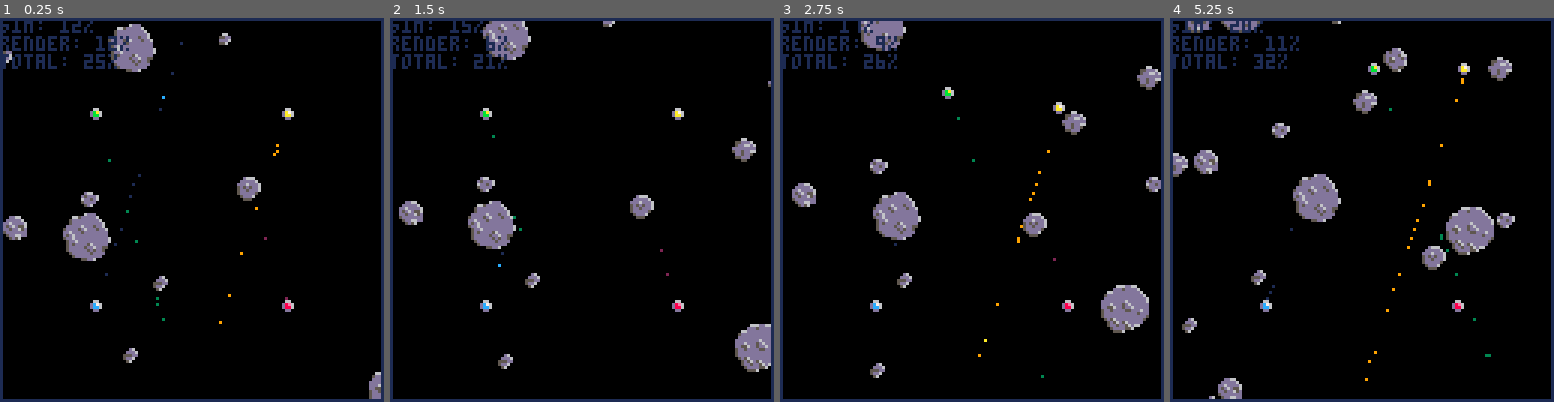
Above: before the commit, frames 1-4 (left to right).
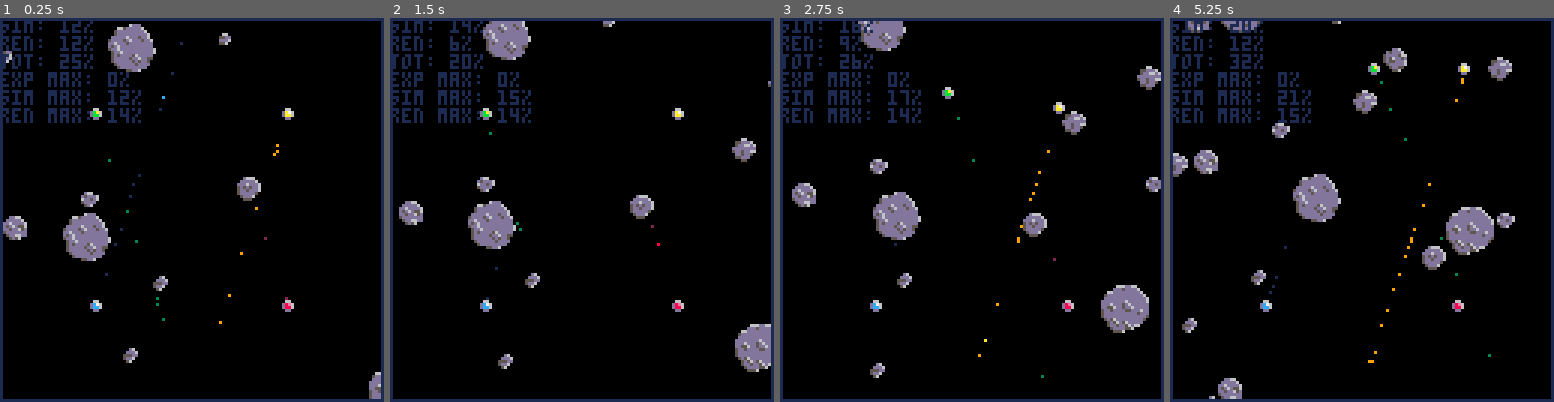
Above: after the commit, the same moments.

Repository: Ramito/PICO-8-Projects
Game: PICO-8 cartridge laserduel.p8
Same seed, same stepped clock (60 frames per second), same inputs: the game is played once before the commit and once after it.
Inputs:
- Up to frame 1 (0.25 s): no input
- Up to frame 2 (1.5 s): tap X (X key) at 0.33, 1.07 s; tap O (Z key) at 0.7 s
- Up to frame 3 (2.75 s): hold Right 1.6-2.1 s; tap O (Z key) at 1.7, 2.1, 2.5 s; tap X (X key) at 1.85 s; hold Up 2.15-2.42 s; hold Right from 2.47 s (still down)
- Up to frame 4 (5.25 s): tap O (Z key) every 0.4 s from 2.9 to 4.9 s; tap X (X key) at 2.97, 4.08, 5.2 s; release Right at 3.03 s; hold Left 3.08-3.58 s; hold Down 3.63-3.97 s; hold Right 4.02-4.68 s; hold Up 4.73-5.03 s; hold Left from 5.08 s (still down)

The runs differ from the first frame. In frame 1, 2.4% of the frame differs, in the area x 0-37%, y 4-28%; in frame 2, 2.3%; in frame 3, 2.3%; in frame 4, 2.5%, in the area x 0-83%, y 4-95%.

Commit message:
Performance tweaks

Diff:
--- a/laserduel.p8
+++ b/laserduel.p8
@@ -26,12 +26,10 @@
 --ufos and collisions
 	foreach(live_ufos,update_ufo)
 	foreach(asteroids,update_asteroid)
-	--timer_start=stat(1)
 	clear_hash()
 	hash_colliders(live_ufos)
 	hash_colliders(asteroids)
 	resolve_hash_collisions()
- --print("collisions:"..stat(1)-timer_start)
 	if (time()%0.25==0 and rnd(1)<0.3333) spawn_random_ast()
 --lasers
 	foreach(lasers,update_laser)
@@ -39,8 +37,7 @@
 	foreach(explosions,update_explosion)
 	hash_explosions()
 	update_particles()
-	foreach(particles,collide_particle)
-	foreach(particles,particle_explosion_effects)
+	foreach(particles,process_particle)
 	s_end=stat(1)
 end
 
@@ -55,9 +52,16 @@
  rect(0,0,127,127,1)
  r_end=stat(1)
  pal()
- print("sim: "..flr(100*(s_end-s_start)).."%")
- print("render: "..flr(100*(r_end-r_start)).."%")
- print("total: "..flr(100*(s_end-s_start+r_end-r_start)).."%")
+ local s=s_end-s_start
+ smax=max(s,smax)
+ local r=r_end-r_start
+ rmax=max(r,rmax)
+ print("sim: "..flr(100*s).."%")
+ print("ren: "..flr(100*r).."%")
+ print("tot: "..flr(100*(s+r)).."%")
+ print("exp max: "..flr(100*emax).."%")
+ print("sim max: "..flr(100*smax).."%")
+ print("ren max: "..flr(100*rmax).."%")
 end
 
 -->8
@@ -102,19 +106,24 @@
 -->8
 --ufo sim
 
+emax=0
+
 function on_ufo_hit(ufo,hit)
 	local kill_prob=0.2*hit.hit_angle*hit.hit_angle
 	if (kill_prob<(rnd(0.5)+rnd(0.5))) return
 	despawn_ufo(ufo.index)
+	--note we pass ufo position. could cause issues if explosions moved
 	make_exp(ufo.pos,0,22.5,0.0125)
-	for i=1,175 do
+	local e_start=stat(1)
+	for i=1,200 do
 		local pos=arg_vec2(rnd(2))
 		pos:scale(rnd(get_radius(ufo)))
 		local vel=arg_vec2(rnd(2))
 		vel:scale(rnd(0.25))
-		make_particle(ufo.pos+pos,ufo.vel+vel,ufo.index,8,rnd(300))
+		make_particle(ufo.pos+pos,ufo.vel+vel,ufo.index,8,rnd(500))
 	end
 	ufo_respawn_queue[ufo.index]=600
+	emax=max(stat(1)-e_start,e_max)
 end
 
 function on_asteroid_hit(ast,hit)
@@ -226,8 +235,8 @@
 exp_hash_id={}
 exp_sp_hash={}
 
-local grid_offset=12
-local grid_cells_side=16
+local grid_offset=8
+local grid_cells_side=12
 
 function coord_to_grid(coord)
 	return grid_cells_side*(coord+grid_offset)/(128+2*grid_offset)
@@ -309,7 +318,7 @@
 
 function make_exp(pos,radius,max_radius,strength)
 	local expl={}
-	expl.pos=cpy_vec2(pos)
+	expl.pos=pos
 	expl.radius=radius
 	expl.max_radius=max_radius
 	expl.strength=strength
@@ -379,9 +388,6 @@
 end
 function arg_vec2(arg)
 	return make_vec2(cos(arg),sin(arg))
-end
-function cpy_vec2(v)
-	return make_vec2(v.x,v.y)
 end
 --rect
 --rect--metatable
@@ -688,8 +694,8 @@
 
 function make_particle(pos,vel,palette,col,life)
 	local part={}
-	part.pos=cpy_vec2(pos)
-	part.vel=cpy_vec2(vel)
+	part.pos=pos
+	part.vel=vel
 	part.col=col
 	part.palette=palette
 	part.life=life
@@ -732,25 +738,22 @@
 	part.vel+=dp:scaled(0.125*(exp_vel-vproj))
 end
 
-function collide_particle(part)
+function process_particle(part)
 	local ix,iy=grid_coords(part.pos)
 	local cellid=hash_cell(ix,iy)
 	local colliders=col_sp_hash[cellid]
-	if (not colliders) return
-	for k,i in pairs(colliders) do
-		local col=col_hash_id[i]
-		part_vs_col(part,col)
-	end
-end
-
-function particle_explosion_effects(part)
-	local ix,iy=grid_coords(part.pos)
-	local cellid=hash_cell(ix,iy)
+	if colliders then
+		for k,i in pairs(colliders) do
+			local col=col_hash_id[i]
+			part_vs_col(part,col)
+		end
+	end
 	local expls=exp_sp_hash[cellid]
-	if (not expls) return
-	for k,i in pairs(expls) do
-		local exp=exp_hash_id[i]
-		part_vs_exp(part,exp)
+	if expls then
+		for k,i in pairs(expls) do
+			local exp=exp_hash_id[i]
+			part_vs_exp(part,exp)
+		end
 	end
 end
 
